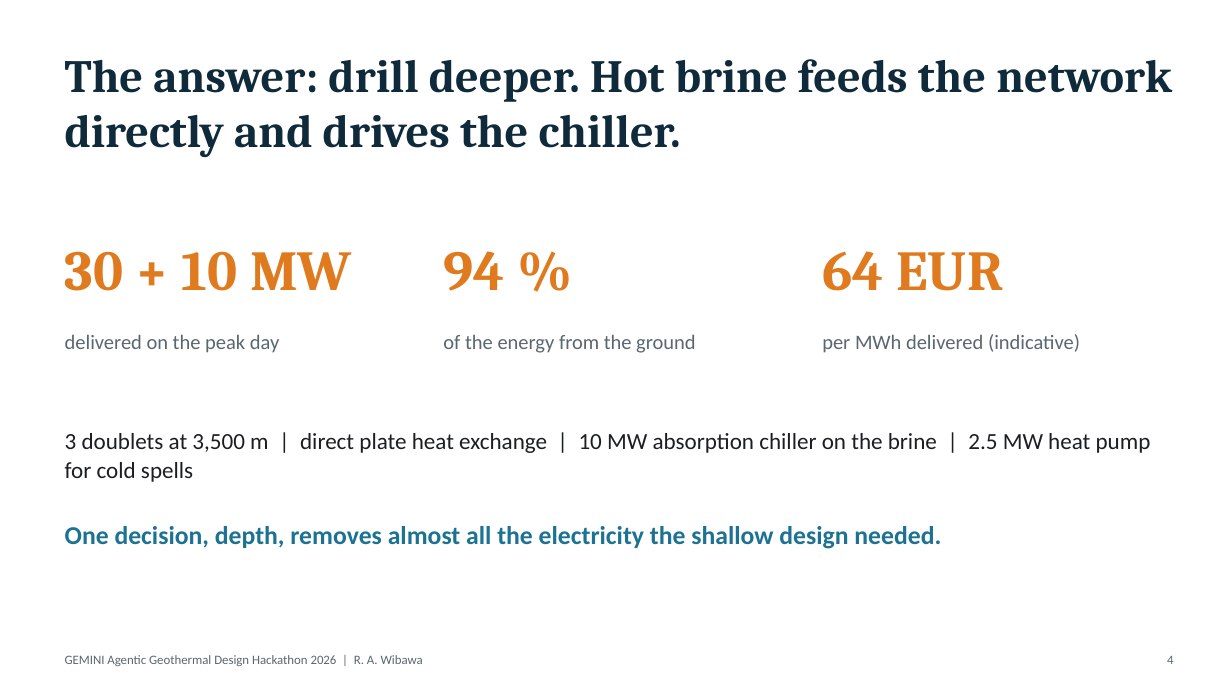
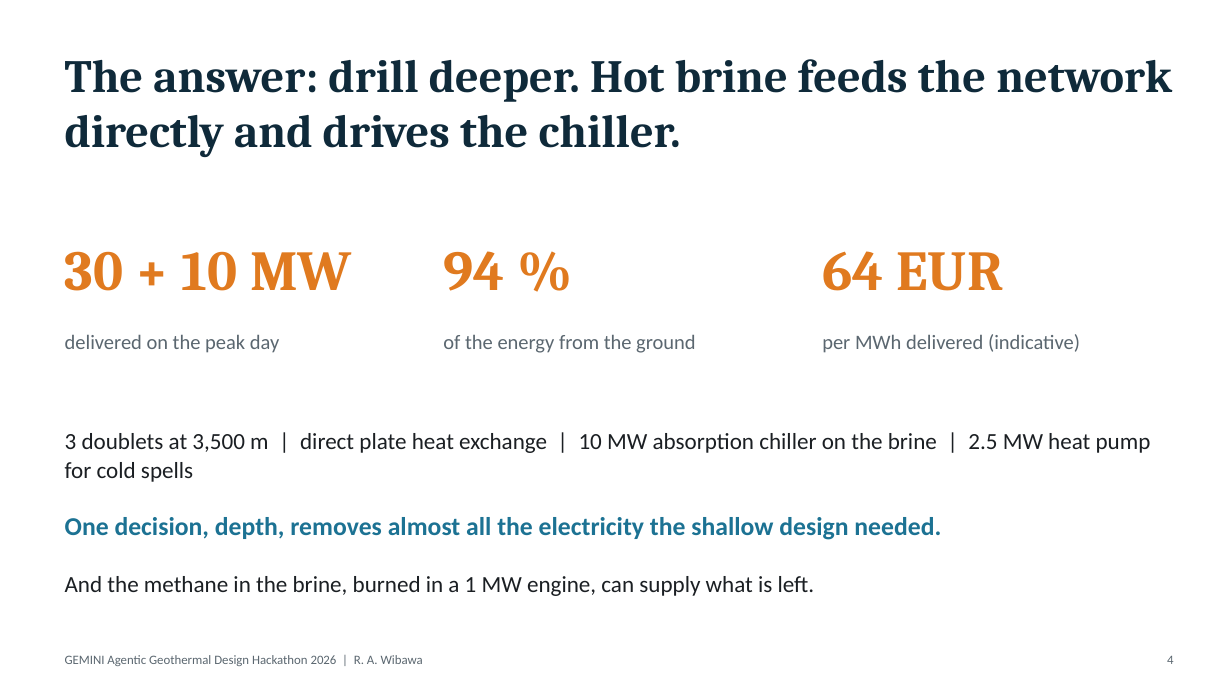
Before and after one commit to GEMINI-Digital-Twin/gemini-geothermal-suite-open, a slide deck: slide 4 of hackathon_2026_agentic_design/GEMINI_Hackathon_Pitch_Ramdhan_Wibawa.pptx. Drawn at 1232x693 pixels with LibreOffice and Linux fonts; fonts in the diff are those of the drawing. Boxes give left, top, right and bottom in pixels: in the first picture for what was removed or moved away, otherwise in the second. Text is boxed around its words. In the diff, an @@ line names an element or a change of style, - is before the commit and + after.

```diff
--- a/hackathon_2026_agentic_design/GEMINI_Hackathon_Pitch_Ramdhan_Wibawa.pptx
+++ b/hackathon_2026_agentic_design/GEMINI_Hackathon_Pitch_Ramdhan_Wibawa.pptx
@@ text "One decision, depth, removes almost ...": place and size @@
-text "One decision, depth, removes almost ..." at (65, 526, 941, 549)
+text "One decision, depth, removes almost ..." at (65, 517, 941, 540)
@@ text added at (65, 576, 815, 596), 18 pt, text #1B1F23 @@
+And the methane in the brine, burned in a 1 MW engine, can supply what is left.
```
Also in this commit, not shown: 2 other files.
